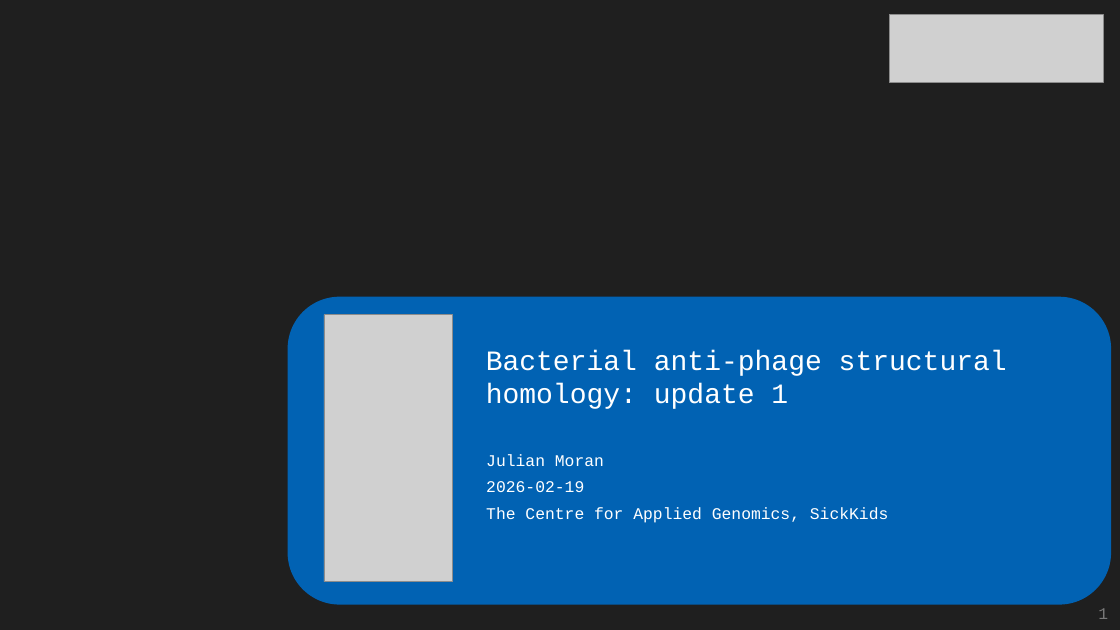
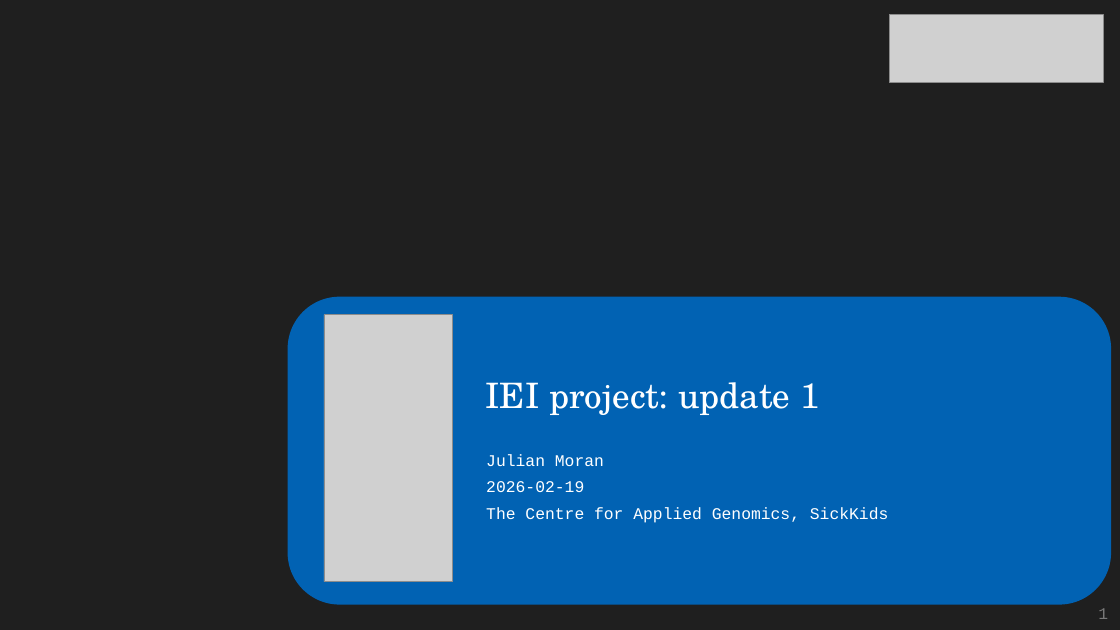
Before and after one commit to juliandeanmoran/BISSH, a slide deck: slide 1 of vis/reports/2026-02-19_projectUpdate_1_jmoran.pptx. Drawn at 1120x630 pixels with LibreOffice and Linux fonts; fonts in the diff are those of the drawing; grey boxes stand for pictures; background and template pictures are left out. Boxes give left, top, right and bottom in pixels: in the first picture for what was removed or moved away, otherwise in the second. Text is boxed around its words. In the diff, an @@ line names an element or a change of style, - is before the commit and + after.

```diff
--- a/vis/reports/2026-02-19_projectUpdate_1_jmoran.pptx
+++ b/vis/reports/2026-02-19_projectUpdate_1_jmoran.pptx
@@ text at (x1=486, y1=382, x2=819, y2=415): text changed; size 24 to 30 pt; font Courier New to TeX Gyre Schola @@
-Bacterial anti-phage structural homology: update 1
+IEI project: update 1
```
Also in this commit, not shown: 1 slide added, 2 other files.
